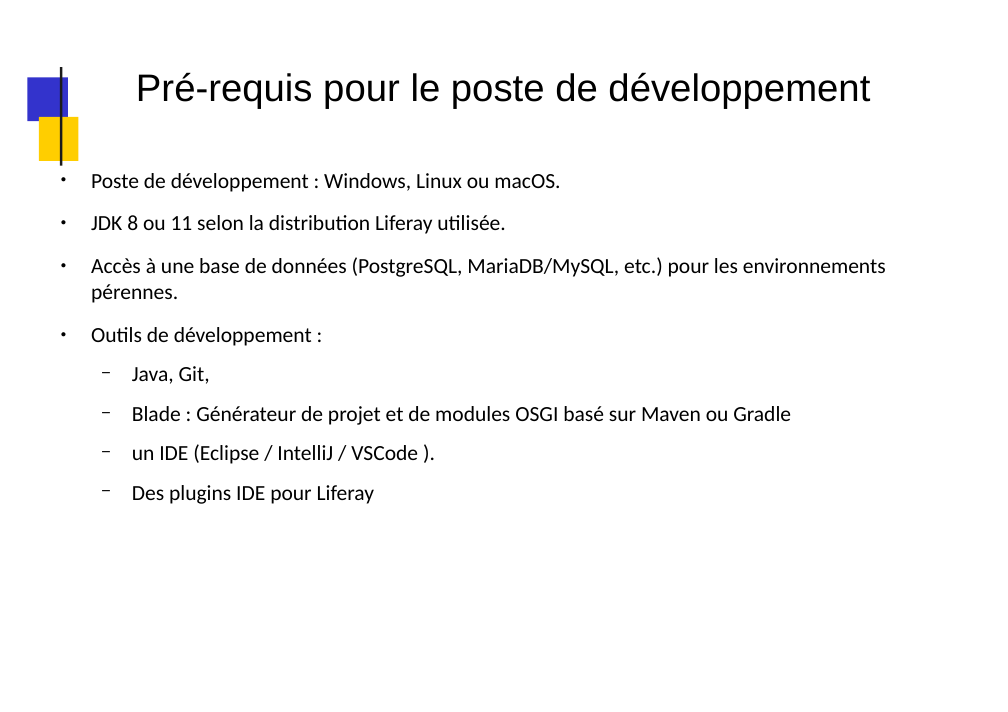
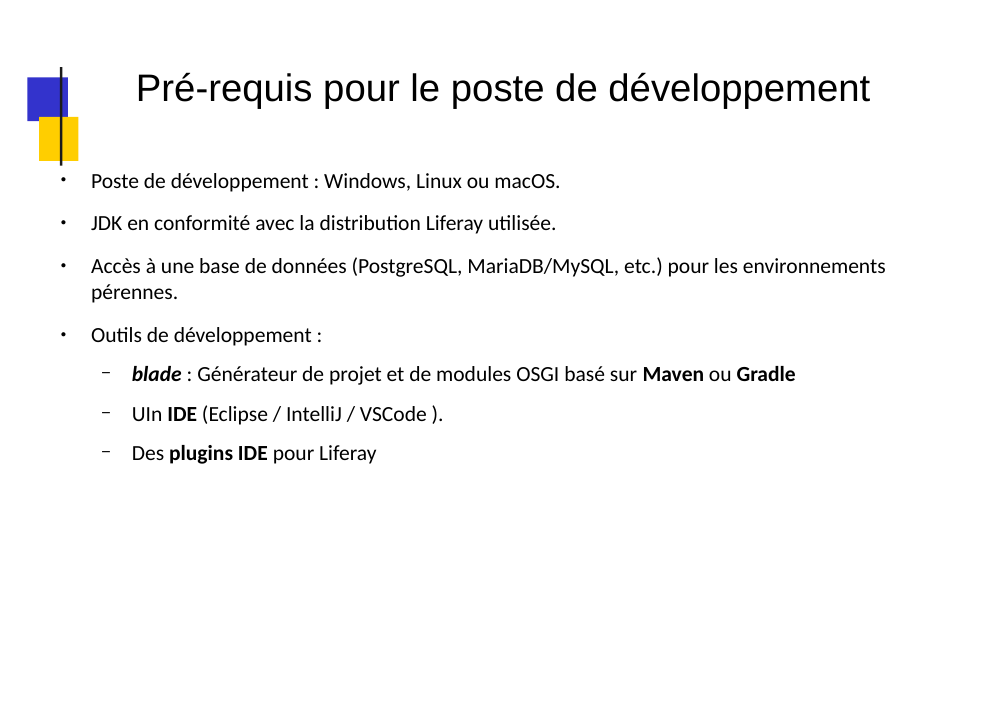
Before and after one commit to dthibau/liferay, a slide deck: slide 129 of Lrd7.pptx. Drawn at 1008x712 pixels with LibreOffice and Linux fonts; fonts in the diff are those of the drawing; background and template pictures are left out. Boxes give left, top, right and bottom in pixels: in the first picture for what was removed or moved away, otherwise in the second. Text is boxed around its words. In the diff, an @@ line names an element or a change of style, - is before the commit and + after.

```diff
--- a/Lrd7.pptx
+++ b/Lrd7.pptx
@@ text at [91,215,556,234]: text changed @@
-● JDK 8 ou 11 selon la distribution Liferay utilisée.
+● JDK en conformité avec la distribution Liferay utilisée.
@@ text at [132,366,796,425]: text changed @@
-  − Java, Git,
-  − Blade : Générateur de projet et de modules OSGI basé sur Maven ou Gradle
-  − un IDE (Eclipse / IntelliJ / VSCode ).
+  − blade : Générateur de projet et de modules OSGI basé sur Maven ou Gradle
+  − UIn IDE (Eclipse / IntelliJ / VSCode ).
@@ text at [132,445,376,464]: bold on in "plugins IDE" @@
```
Also in this commit, not shown: 8 other slides changed, 3 other files.
